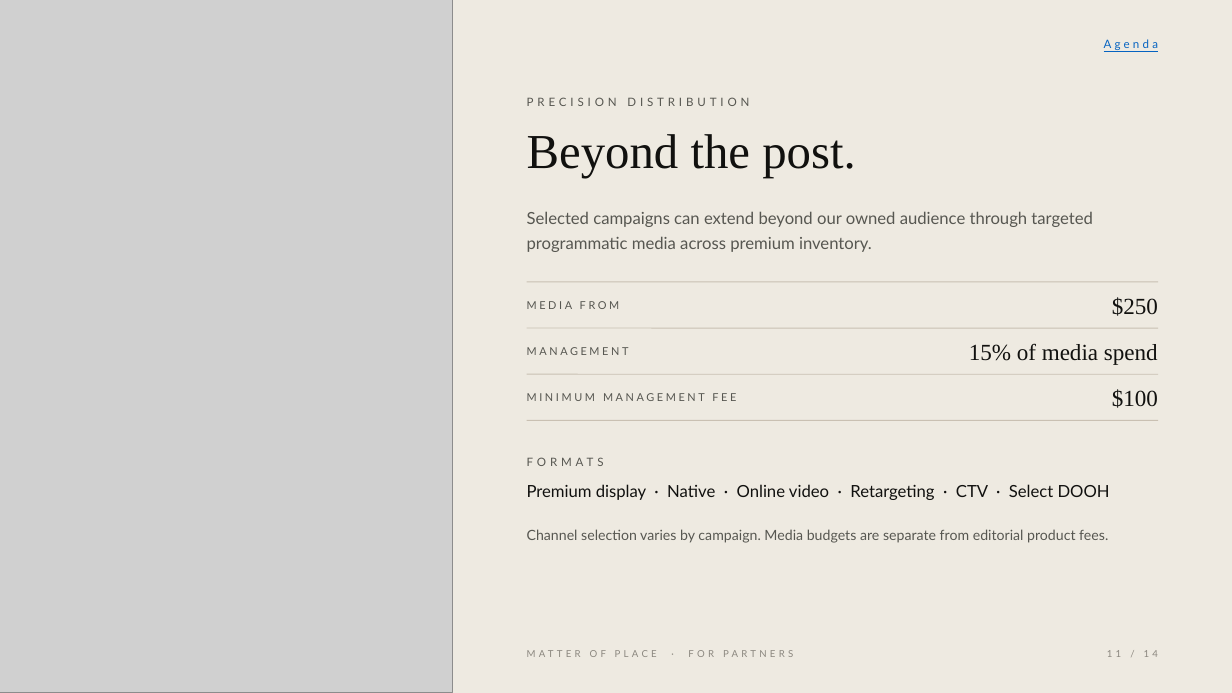
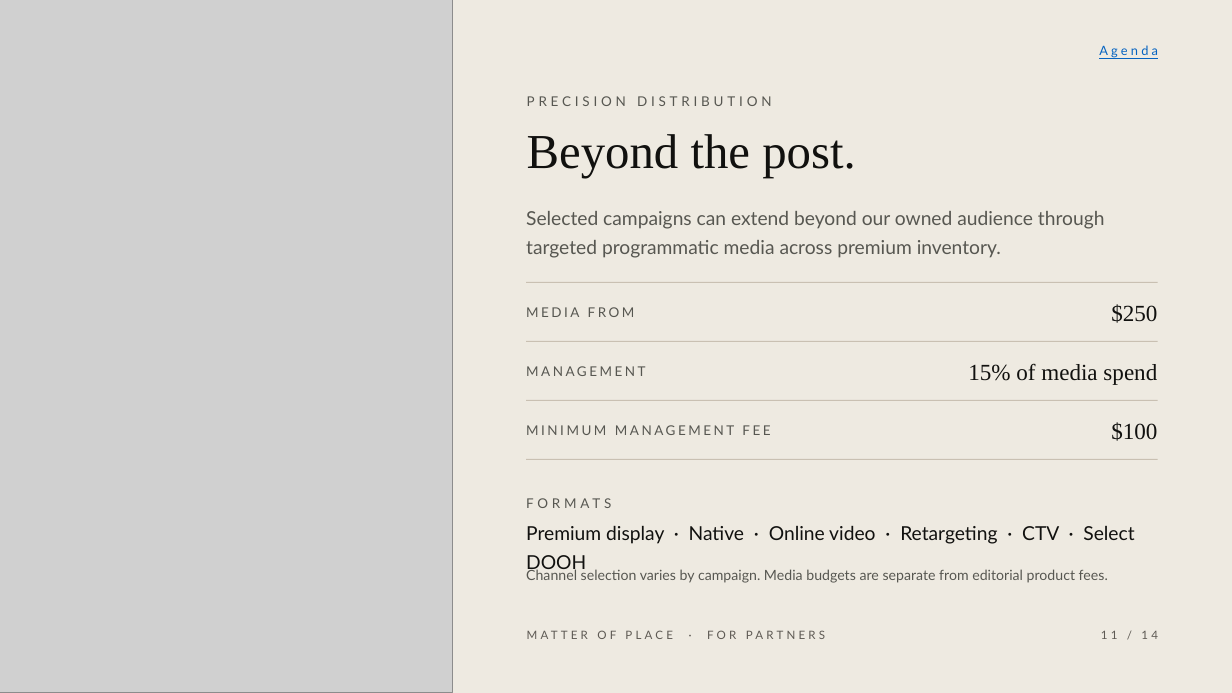
Before and after one commit to AbdulrahmanAmer/matter-of-place, a slide deck: slide 11 of launch/03-partner-deck/matter-of-place-for-partners.pptx. Drawn at 1232x693 pixels with LibreOffice and Linux fonts; fonts in the diff are those of the drawing; grey boxes stand for pictures. Boxes give left, top, right and bottom in pixels: in the first picture for what was removed or moved away, otherwise in the second. Text is boxed around its words. In the diff, an @@ line names an element or a change of style, - is before the commit and + after.

```diff
--- a/launch/03-partner-deck/matter-of-place-for-partners.pptx
+++ b/launch/03-partner-deck/matter-of-place-for-partners.pptx
@@ text "Agenda" at box(1099, 45, 1158, 58): size 9 to 10 pt @@
@@ text "PRECISION DISTRIBUTION" at box(527, 96, 772, 106): size 9 to 10.5 pt @@
@@ text "Selected campaigns can extend beyond ..." at box(526, 211, 1105, 258): size 13 to 15 pt @@
@@ text "$250": place and size @@
-text "$250" at box(1112, 297, 1158, 316)
+text "$250" at box(1111, 304, 1157, 323)
@@ text "MANAGEMENT": place and size @@
-text "MANAGEMENT" at box(527, 347, 629, 355)
+text "MANAGEMENT" at box(526, 366, 645, 376)
@@ line moved from (527, 328) - (1158, 328) to (526, 341) - (1158, 341) @@
@@ text "15% of media spend": place and size @@
-text "15% of media spend" at box(969, 343, 1158, 365)
+text "15% of media spend" at box(968, 363, 1157, 385)
@@ size 8.5 to 10.5 pt in 3 elements at box(526, 307, 635, 317), box(526, 366, 645, 376), box(526, 425, 770, 435) @@
@@ text "MINIMUM MANAGEMENT FEE": place and size @@
-text "MINIMUM MANAGEMENT FEE" at box(527, 393, 736, 401)
+text "MINIMUM MANAGEMENT FEE" at box(526, 425, 770, 435)
@@ line moved from (527, 374) - (1158, 374) to (526, 400) - (1158, 400) @@
@@ text "$100": place and size @@
-text "$100" at box(1112, 389, 1158, 408)
+text "$100" at box(1111, 422, 1157, 441)
@@ line moved from (527, 421) - (1158, 421) to (526, 459) - (1158, 459) @@
@@ text "FORMATS" at box(526, 491, 1080, 517): size 9 to 10.5 pt @@
@@ text "FORMATS": place and size @@
-text "FORMATS" at box(527, 457, 604, 466)
+text "FORMATS" at box(526, 491, 1080, 517)
@@ text "Premium display · Native · ..." at box(526, 526, 1134, 574): size 13 to 15 pt @@
@@ text "Premium display · Native · ...": place and size @@
-text "Premium display · Native · ..." at box(527, 484, 1110, 500)
+text "Premium display · Native · ..." at box(526, 526, 1134, 574)
@@ text "Channel selection varies by campaign. ...": place and size @@
-text "Channel selection varies by campaign. ..." at box(527, 529, 1108, 543)
+text "Channel selection varies by campaign. ..." at box(526, 567, 1108, 583)
@@ text "MATTER OF PLACE · FOR ...": place and size @@
-text "MATTER OF PLACE · FOR ..." at box(527, 650, 793, 657)
+text "MATTER OF PLACE · FOR ..." at box(707, 630, 825, 639)
@@ text "MATTER OF PLACE · FOR ..." at box(707, 630, 825, 639): size 7.5 to 9 pt, text colour #8B877F to #5E5A54 @@
@@ text "11 / 14": place and size @@
-text "11 / 14" at box(1107, 650, 1158, 657)
+text "11 / 14" at box(1101, 630, 1158, 639)
@@ text "11 / 14" at box(1101, 630, 1158, 639): size 7.5 to 9 pt, text colour #8B877F to #5E5A54 @@
```
Also in this commit, not shown: 13 other slides changed.
